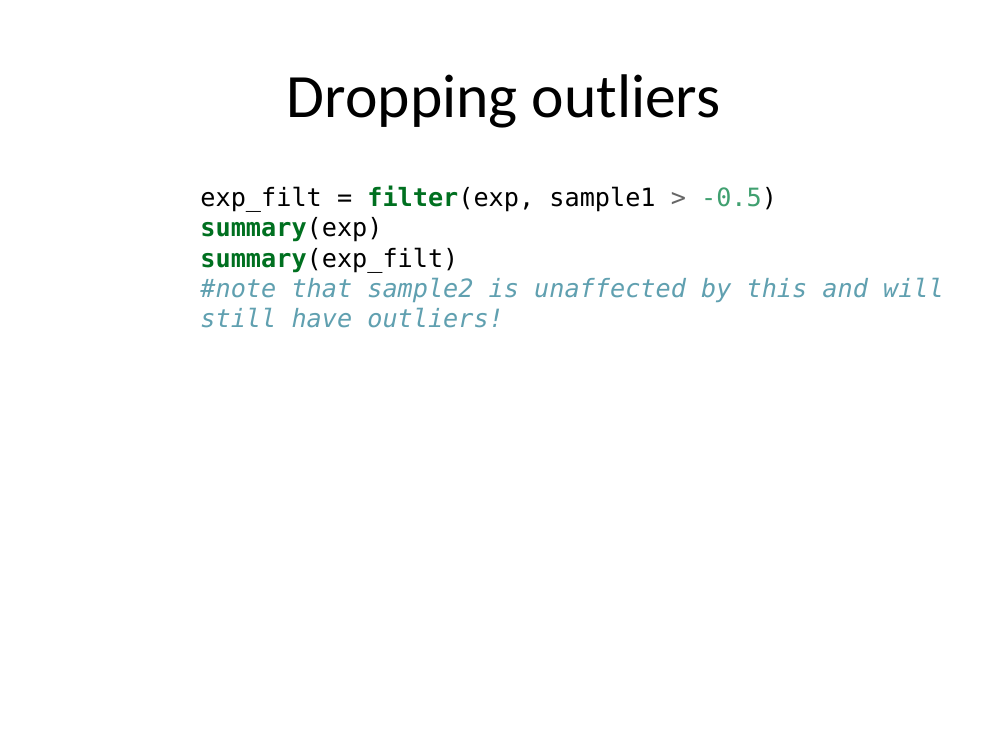
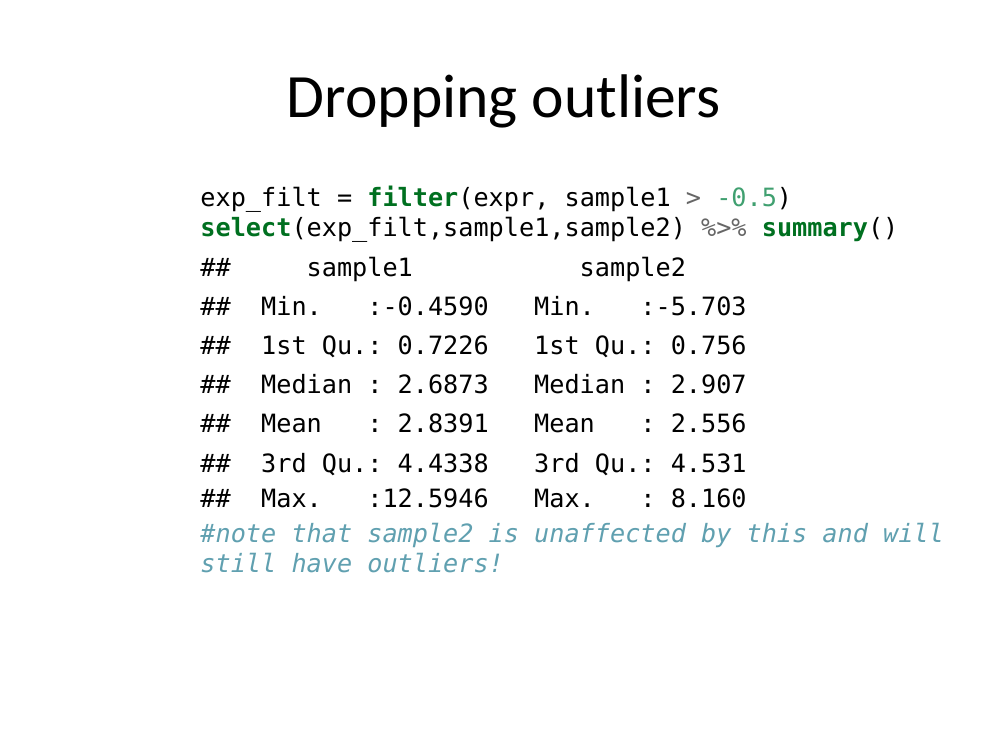
Before and after one commit to morinlab/MBB243, a slide deck: slide 29 of Lecture07.pptx. Drawn at 1008x756 pixels with LibreOffice and Linux fonts; fonts in the diff are those of the drawing. Boxes give left, top, right and bottom in pixels: in the first picture for what was removed or moved away, otherwise in the second. Text is boxed around its words. In the diff, an @@ line names an element or a change of style, - is before the commit and + after.

Commit message:
update

```diff
--- a/Lecture07.pptx
+++ b/Lecture07.pptx
@@ text at bbox=[200, 185, 944, 573]: text changed; text colour #60A0B0 to #000000 @@
-exp_filt = filter(exp, sample1 > -0.5)
-summary(exp)
-summary(exp_filt)
-#note that sample2 is unaffected by this and will still have outliers!
+exp_filt = filter(expr, sample1 > -0.5)
+select(exp_filt,sample1,sample2) %>% summary()
+## sample1 sample2
+## Min. :-0.4590 Min. :-5.703
+## 1st Qu.: 0.7226 1st Qu.: 0.756
+## Median : 2.6873 Median : 2.907
+## Mean : 2.8391 Mean : 2.556
+## 3rd Qu.: 4.4338 3rd Qu.: 4.531
+## Max. :12.5946 Max. : 8.160
+#note that sample2 is unaffected by this and will still have outliers!
```
Also in this commit, not shown: 4 other slides changed.
